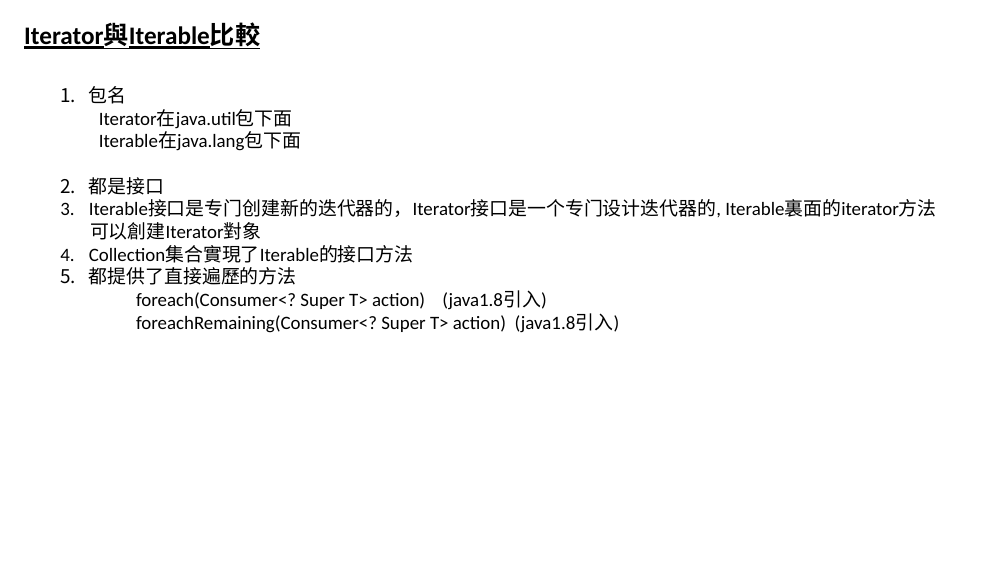
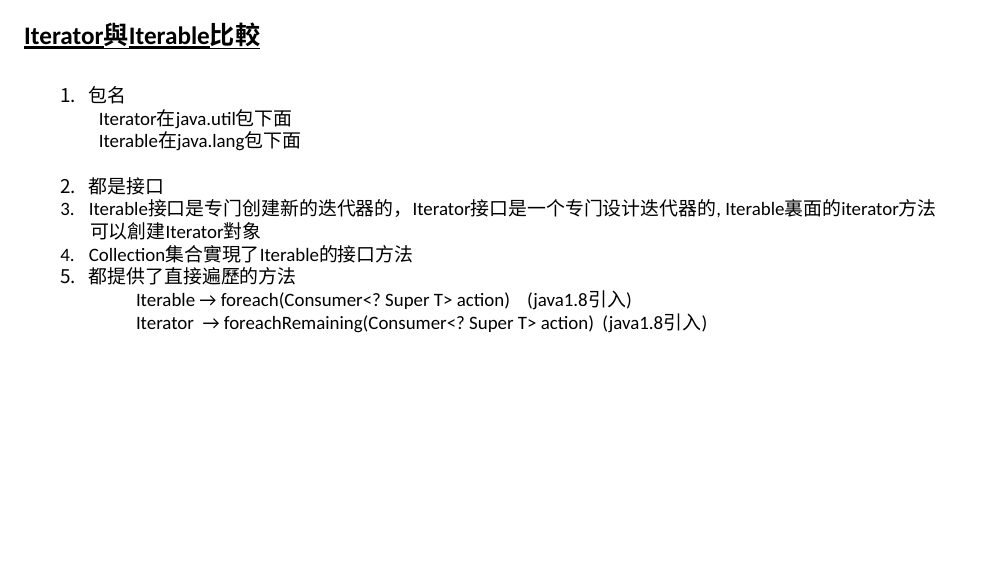
Before and after one commit to luchaojun/ChaojunStudy, a slide deck: slide 6 of JavaStudy/JavaStudyNote/Java_Collection.pptx. Drawn at 1008x567 pixels with LibreOffice and Linux fonts; fonts in the diff are those of the drawing. Boxes give left, top, right and bottom in pixels: in the first picture for what was removed or moved away, otherwise in the second. Text is boxed around its words. In the diff, an @@ line names an element or a change of style, - is before the commit and + after.

```diff
--- a/JavaStudy/JavaStudyNote/Java_Collection.pptx
+++ b/JavaStudy/JavaStudyNote/Java_Collection.pptx
@@ text at (x1=136, y1=291, x2=707, y2=333): text changed @@
-foreach(Consumer<? Super T> action) (java1.8引入)
-foreachRemaining(Consumer<? Super T> action) (java1.8引入)
+Iterable → foreach(Consumer<? Super T> action) (java1.8引入)
+Iterator → foreachRemaining(Consumer<? Super T> action) (java1.8引入)
```
Also in this commit, not shown: 1 other slide changed, 2 slides added, 1 slide removed.
